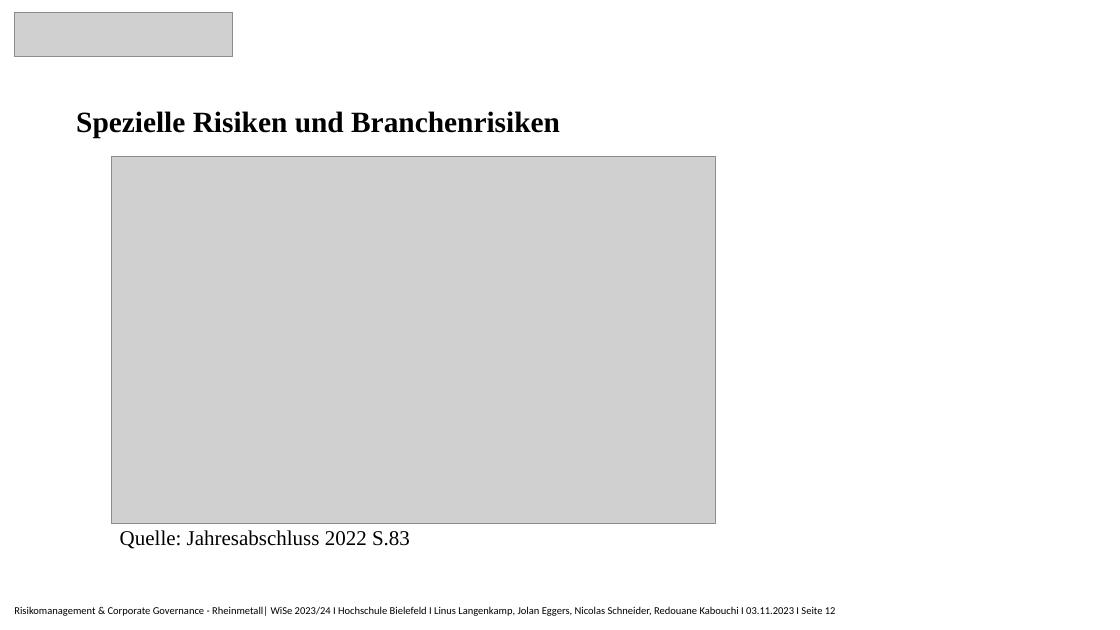
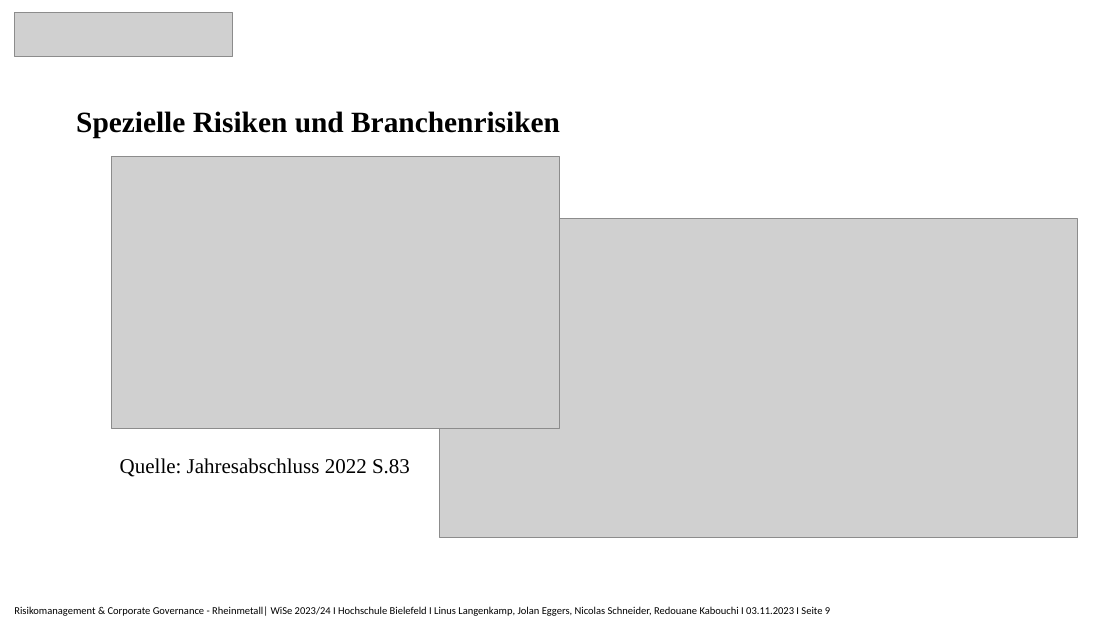
Before and after one commit to Nicolas2912/Risikomanagment_Rheinmetall, a slide deck: slide 9 of Rheinmetall_Präsentation.pptx (slide 12 before the commit). Drawn at 1120x630 pixels with LibreOffice and Linux fonts; fonts in the diff are those of the drawing; grey boxes stand for pictures. Boxes give left, top, right and bottom in pixels: in the first picture for what was removed or moved away, otherwise in the second. Text is boxed around its words. In the diff, an @@ line names an element or a change of style, - is before the commit and + after.

```diff
--- a/Rheinmetall_Präsentation.pptx
+++ b/Rheinmetall_Präsentation.pptx
@@ picture resized from (x1=112, y1=156, x2=716, y2=523) to (x1=112, y1=156, x2=560, y2=429) @@
@@ picture added at (x1=439, y1=218, x2=1078, y2=538) @@
@@ text "Quelle: Jahresabschluss 2022 S.83" moved from (x1=120, y1=530, x2=410, y2=549) to (x1=120, y1=458, x2=410, y2=477) @@
@@ text at (x1=14, y1=606, x2=830, y2=616): text changed @@
-Risikomanagement & Corporate Governance - Rheinmetall| WiSe 2023/24 I Hochschule Bielefeld I Linus Langenkamp, Jolan Eggers, Nicolas Schneider, Redouane Kabouchi I 03.11.2023 I Seite 12
+Risikomanagement & Corporate Governance - Rheinmetall| WiSe 2023/24 I Hochschule Bielefeld I Linus Langenkamp, Jolan Eggers, Nicolas Schneider, Redouane Kabouchi I 03.11.2023 I Seite 9
```
Also in this commit, not shown: 5 other slides changed, 5 slides added, 2 slides removed.
